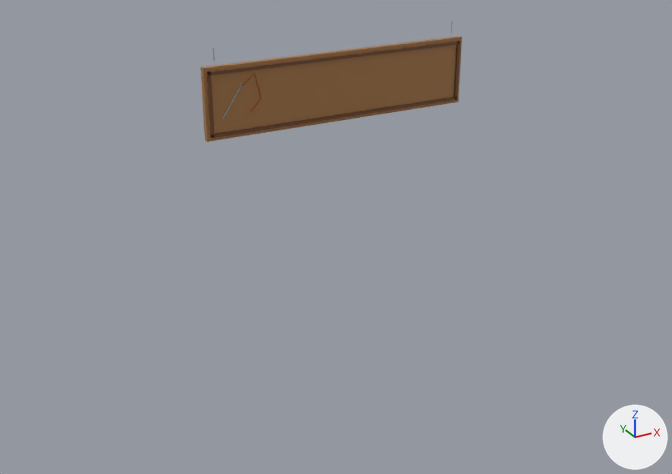
Two versions of the glTF model assets/models/nha_rap/bang/bang_tiem_may_be_tu_60.glb, one commit apart.
Rendered twice from a 50 mm camera at (-0.68, -6.69, 4.85) aimed at (2.82, -0.32, 1.66). Lighting does not change. The marker at lower right points along +X, +Y and +Z. The older version comes first. Vertices at exactly the same position are counted once.

Objects in the first picture: 'bang_tiem_may_be_tu_60'.
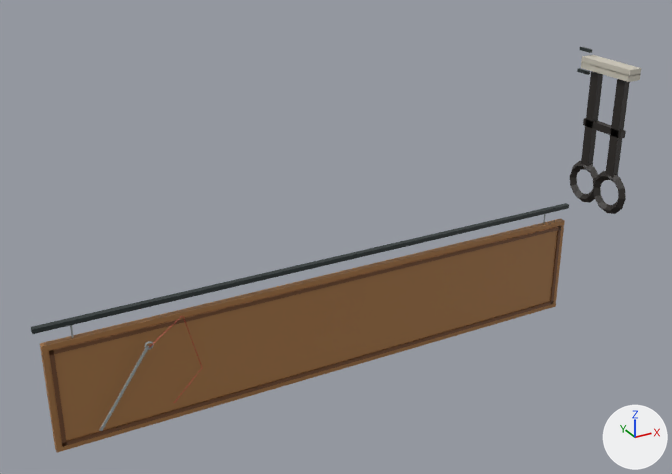
Pixel boxes (x1, y1, x2, y2) of what changed, in the pictures (672 x 474 px; the box of a moved part takes in the faces that stretch with it):
'bang_tiem_may_be_tu_60', reshaped (133% wider, 233% taller)
    before: (201, 21, 462, 142)
    after: (31, 47, 641, 452)
part 1 of me_day, added
    after: (31, 203, 569, 334)
part 2 of me_day, moved or reshaped
    before: (213, 48, 215, 61)
    after: (70, 325, 74, 338)
part 3 of me_day, added (brown)
    after: (40, 218, 565, 452)
part 4 of me_day, moved or reshaped
    before: (207, 41, 460, 138)
    after: (49, 226, 561, 447)
part 5 of me_day, moved or reshaped
    before: (222, 85, 242, 119)
    after: (100, 346, 149, 431)
part 6 of me_day, moved or reshaped
    before: (242, 74, 262, 112)
    after: (150, 315, 202, 403)
part 7 of me_day, added
    after: (605, 79, 630, 179)
part 8 of me_day, added
    after: (581, 71, 603, 168)
part 9 of me_day, added
    after: (583, 118, 626, 139)
part 10 of me_day, added
    after: (580, 47, 592, 53)
part 11 of me_day, added
    after: (577, 68, 590, 75)
part 12 of me_day, added
    after: (581, 62, 640, 82)
part 13 of me_day, added
    after: (581, 55, 641, 76)
part 14 of me_day, added
    after: (570, 161, 626, 214)
part 15 of me_day, deleted (brown)
    before: (201, 36, 462, 142)

What changed in the scene script:
```text
Change me_day:
    used by ob_bang_tiem_may_be_tu_60; location = (0.0, 0.0, 0.0)
    remove me_day.from_pydata(...)  # 96 vertices, 160 faces; spans x 1.8..4.2, y -0.11..-0.04, z 2.6..3.32
    add me_day.from_pydata(...)  # 260 vertices, 460 faces; spans x 0.3..5.75, y -0.8..0.0, z 0.15..2.93
    me_day part 1: a new loose piece, a box spanning x 0.3..5.7, y -0.05..0.0, z 1.27..1.31, in mat_pho_mausac
    me_day part 2: the loose piece of 8 vertices spanning x 1.89..1.91, y -0.08..-0.06, z 3.22..3.32 is scaled about its middle by (1.33, 1.33, 1.4), then moved by (-1.3, 0.04, -2.07)
    me_day part 3: a new loose piece, a box spanning x 0.35..5.65, y -0.06..0.0, z 0.15..1.15, in mat_pho_mausac
    me_day part 4: the loose piece of 24 vertices spanning x 1.83..4.17, y -0.11..-0.04, z 2.63..3.15 is scaled about its middle by (2.23, 1.07, 1.74), then moved by (0.0, 0.04, -2.24)
    me_day part 5: the loose piece of 8 vertices spanning x 1.93..2.11, y -0.1..-0.09, z 2.76..3.02 is scaled about its middle by (2.7, 1, 2.7), then moved by (-1.09, -0.08, -2.24)
    me_day part 6: the loose piece of 16 vertices spanning x 2.11..2.27, y -0.1, z 2.79..3.09 is scaled about its middle by (2.7, 1, 2.7), then moved by (-0.8, -0.07, -2.15)
    me_day part 7: a new loose piece, a box spanning x 5.65..5.71, y -0.64..-0.54, z 1.78..2.73, in mat_pho_mausac
    me_day part 8: a new loose piece, a box spanning x 5.65..5.71, y -0.3..-0.2, z 1.78..2.73, in mat_pho_mausac
    me_day part 9: a new loose piece, a box spanning x 5.65..5.71, y -0.67..-0.17, z 2.195..2.265, in mat_pho_mausac
    me_day part 10: a new loose piece, a box spanning x 5.665..5.695, y -0.14..0.0, z 2.895..2.925, in mat_pho_mausac
    me_day part 11: a new loose piece, a box spanning x 5.665..5.695, y -0.14..0.0, z 2.685..2.715, in mat_pho_mausac
    me_day part 12: a new loose piece, a box spanning x 5.61..5.75, y -0.72..-0.1, z 2.75..2.81, in mat_pho_mausac
    me_day part 13: a new loose piece, a box spanning x 5.61..5.75, y -0.72..-0.1, z 2.8..2.86, in mat_pho_mausac
    me_day part 14: a new loose piece of 92 vertices spanning x 5.63..5.72, y -0.8..-0.03, z 1.41..1.85, in mat_pho_mausac
    me_day part 15: the loose piece of 8 vertices spanning x 1.8..4.2, y -0.09..-0.04, z 2.6..3.18 is deleted
    other edits to the shape of me_day do not show in these pictures
```
